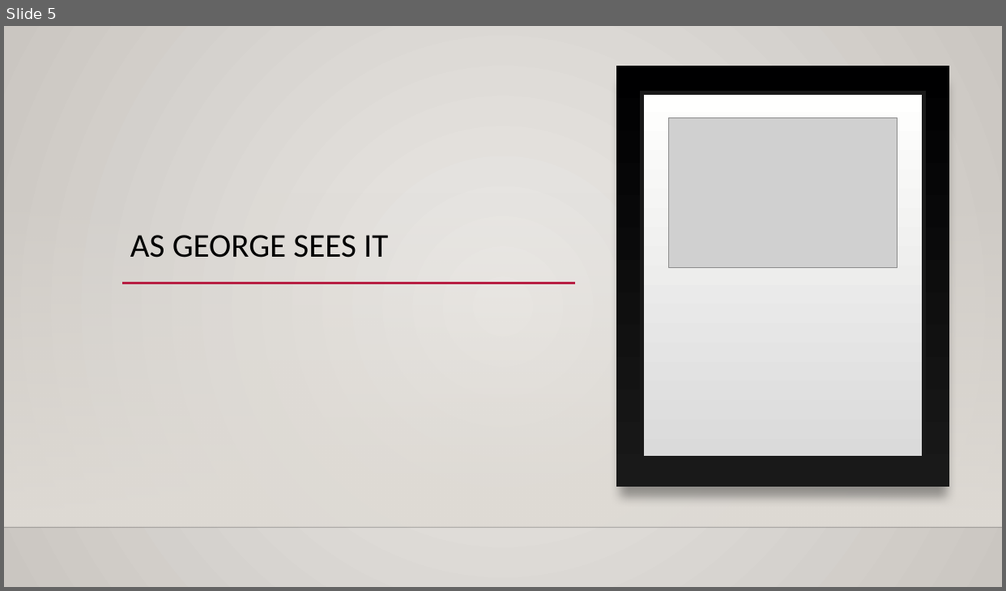
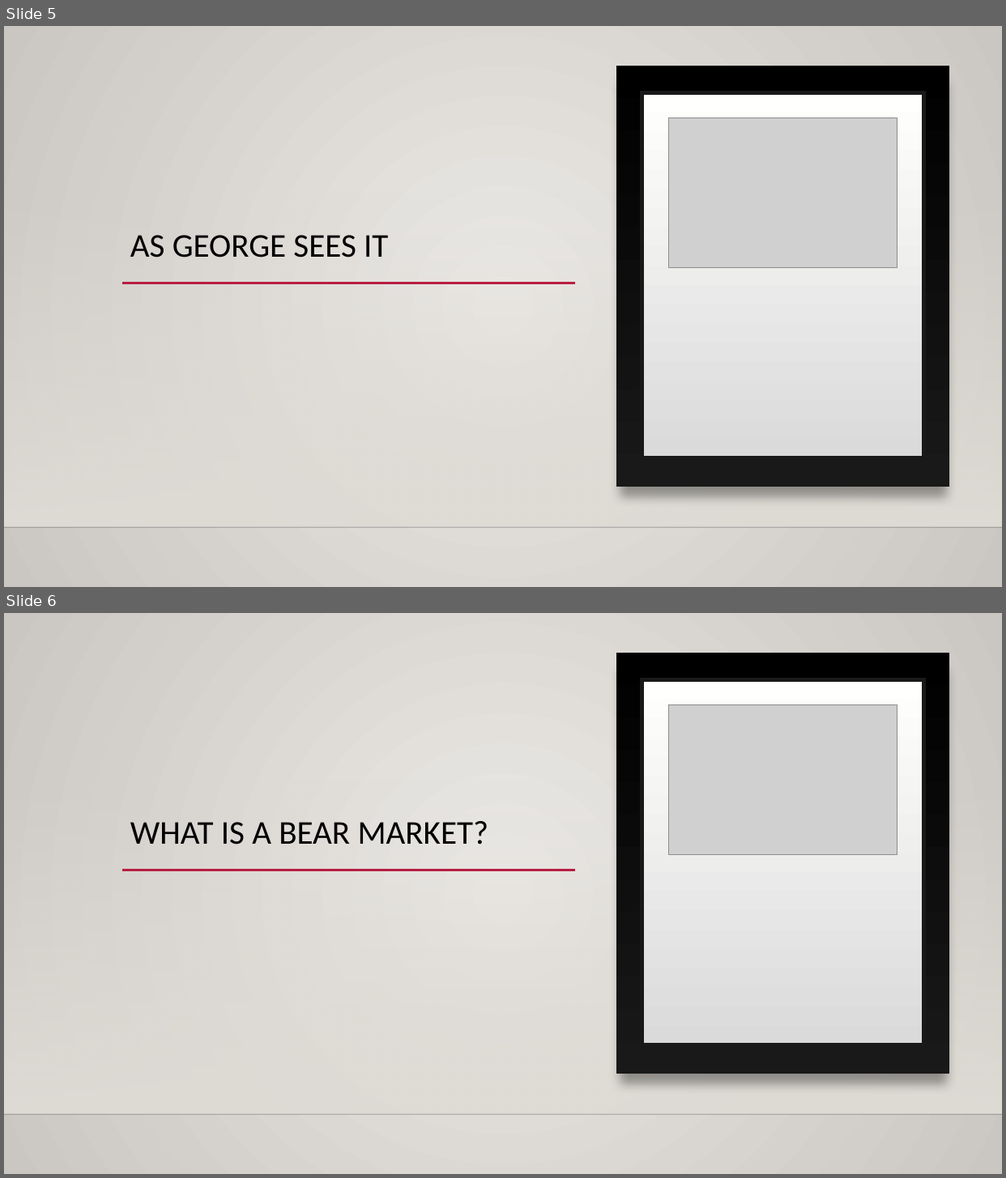
Before and after one commit to Gracewj/615-officer-, a slide deck: Officer.pptx. Shown one above the other, each under a label of ours: slide 5 before the commit, slides 5 and 6 after it. The pictures are 1006x591 and 1006x1178 pixels, drawn with LibreOffice and Linux fonts; fonts in the diff are those of the drawing; grey boxes stand for pictures; background and template pictures are left out. Boxes give left, top, right and bottom in pixels: in the first picture for what was removed or moved away, otherwise in the second. Text is boxed around its words. In the diff, an @@ line names an element or a change of style, - is before the commit and + after.

```diff
--- a/Officer.pptx
+++ b/Officer.pptx
@@ slide 6 added at (x1=4, y1=613, x2=1002, y2=1174), background gradient #ECEAE7 to #CAC7C1; not listed: 5 template elements that a slide beside it also shows @@
@@ picture added at (x1=669, y1=705, x2=897, y2=855) @@
@@ title added at (x1=130, y1=821, x2=489, y2=845), 32 pt, text #000000 @@
+WHAT IS A BEAR MARKET?
```
Also in this commit, not shown: 1 other slide added, 4 other files.
